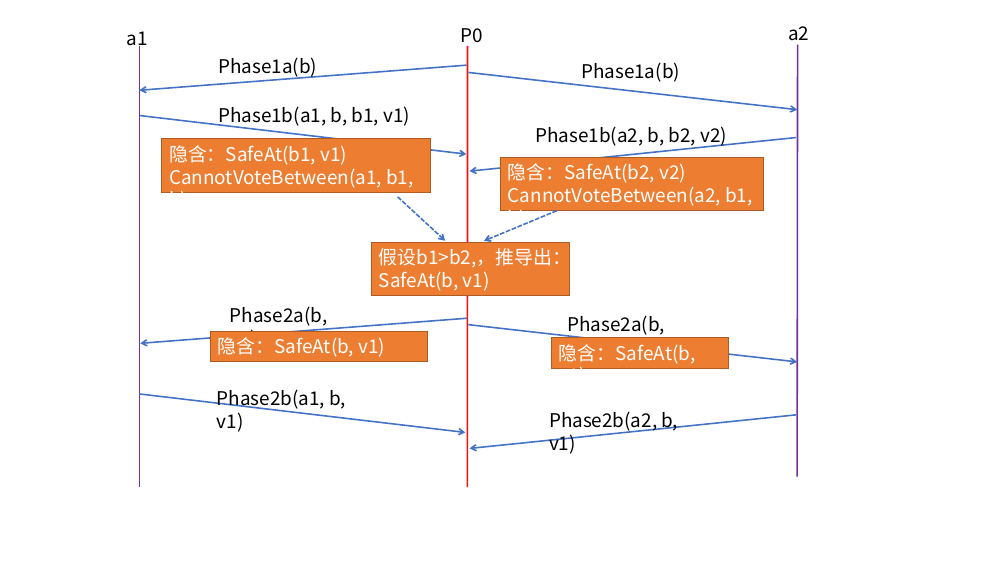
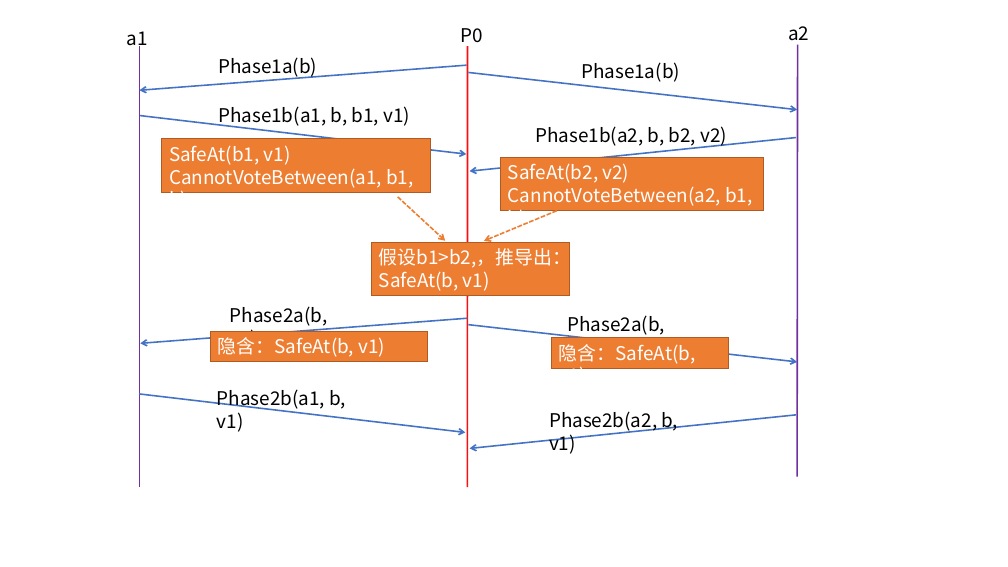
Before and after one commit to db-storage/tla_articles, a slide deck: slide 2 of drawings.pptx. Drawn at 1008x567 pixels with LibreOffice and Linux fonts; fonts in the diff are those of the drawing. Boxes give left, top, right and bottom in pixels: in the first picture for what was removed or moved away, otherwise in the second. Text is boxed around its words. In the diff, an @@ line names an element or a change of style, - is before the commit and + after.

```diff
--- a/drawings.pptx
+++ b/drawings.pptx
@@ text in rectangle at bbox=[169, 145, 291, 165]: text changed @@
-隐含：SafeAt(b1, v1)
+SafeAt(b1, v1)
@@ text in rectangle at bbox=[508, 163, 629, 183]: text changed @@
-隐含：SafeAt(b2, v2)
+SafeAt(b2, v2)
@@ arrow (398, 197) - (445, 240): stroke #4472C4 1.5 pt dashed to #ED7D31 1.5 pt dashed @@
@@ arrow (557, 211) - (484, 241): stroke #4472C4 1.5 pt dashed to #ED7D31 1.5 pt dashed @@
```
Also in this commit, not shown: 1 other slide changed, 2 other files.
